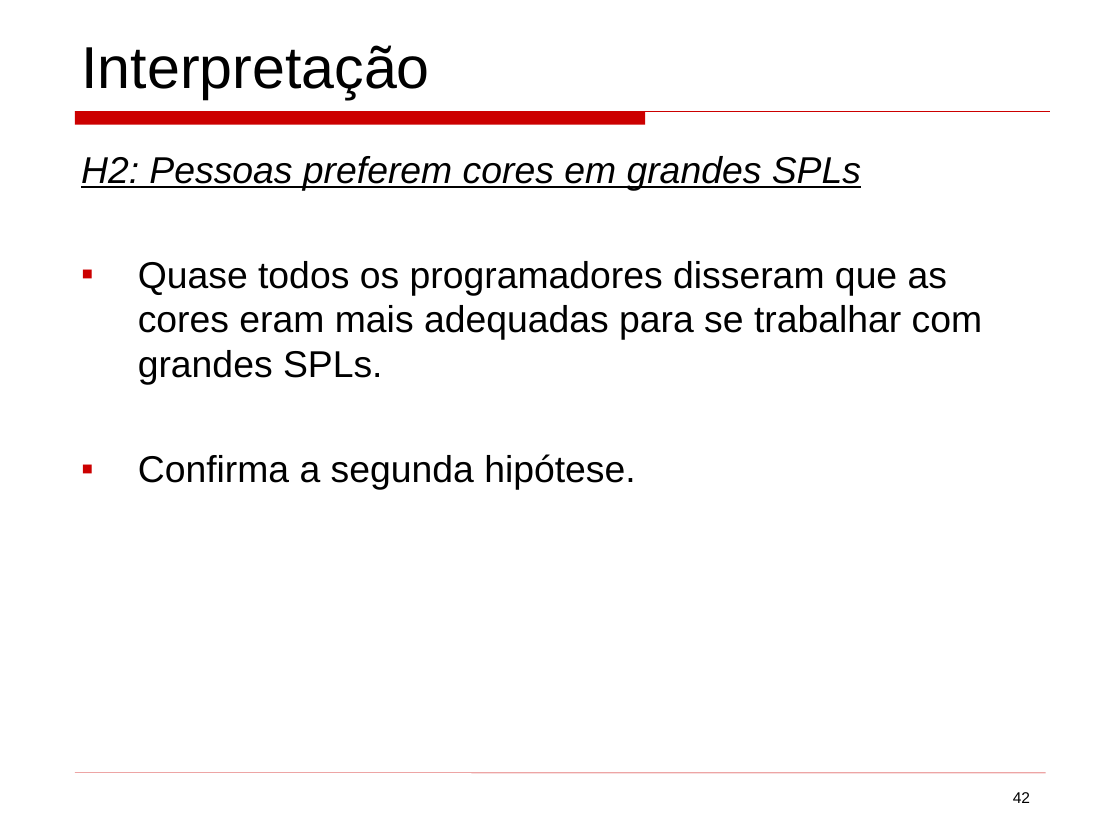
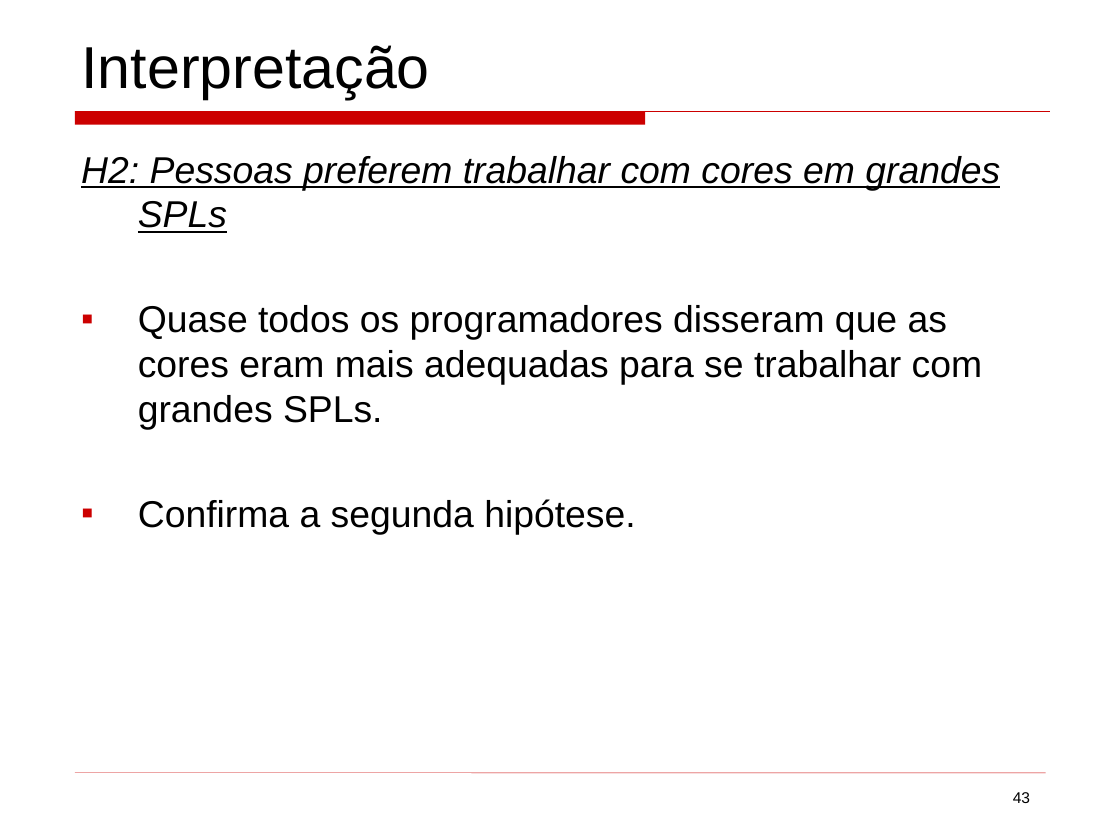
Before and after one commit to mateus51/TPs, a slide deck: slide 43 of ArqSoft/Seminários/background_colors_program_comprehension.ppt (slide 42 before the commit). Drawn at 1120x840 pixels with LibreOffice and Linux fonts; fonts in the diff are those of the drawing. Boxes give left, top, right and bottom in pixels: in the first picture for what was removed or moved away, otherwise in the second. Text is boxed around its words. In the diff, an @@ line names an element or a change of style, - is before the commit and + after.

```diff
--- a/ArqSoft/Seminários/background_colors_program_comprehension.ppt
+++ b/ArqSoft/Seminários/background_colors_program_comprehension.ppt
@@ text at bbox=[81, 156, 1000, 233]: text changed @@
-H2: Pessoas preferem cores em grandes SPLs
+H2: Pessoas preferem trabalhar com cores em grandes SPLs
@@ page number at bbox=[1013, 792, 1030, 803]: text changed @@
-42
+43
```
Also in this commit, not shown: 19 other slides changed, 2 slides added, 1 slide removed, 3 other files.
